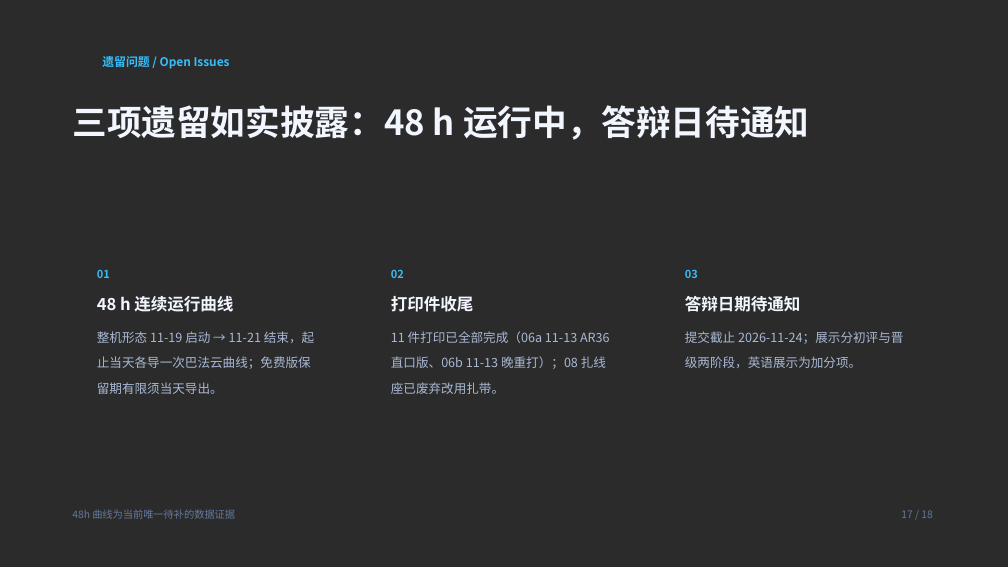
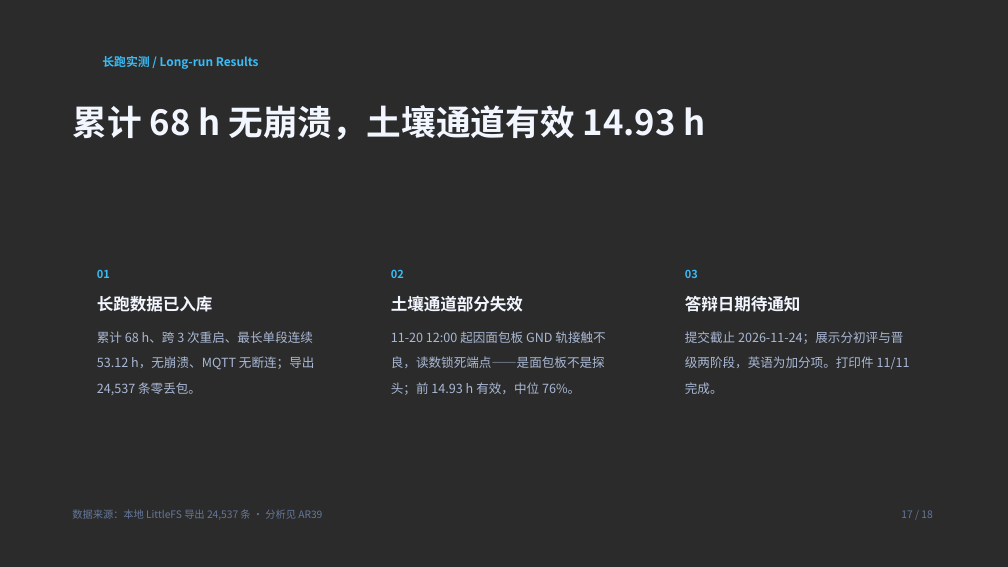
Before and after one commit to huankechong/smart-greenhouse, a slide deck: slide 17 of docs/答辩演示/智能花房养护站_答辩演示.pptx. Drawn at 1008x567 pixels with LibreOffice and Linux fonts; fonts in the diff are those of the drawing; background and template pictures are left out; a plain dark background stands for a picture behind light text. Boxes give left, top, right and bottom in pixels: in the first picture for what was removed or moved away, otherwise in the second. Text is boxed around its words. In the diff, an @@ line names an element or a change of style, - is before the commit and + after.

Commit message:
docs: [R4] 答辩演示按 PR #52 评审意见修正数据口径——阈值 15%、湿端点 857、三件套同源重出
评审（CHANGES_REQUESTED）提了 4 条，全部处理：

🔴 1. 阈值 35% → 15%（HTML ×3）
   实机现行值 SOIL_THRESHOLD_PCT=15（11-22 定稿），演示写 35% 会在投屏时当场穿帮
   （OLED 显示 15%）。改 P3 架构卡、P5 状态机 S0、P5 参数行。

🟠 2. 湿端点 1050 → 857（HTML ×3）
   1050 是 11-08 蘸水旧值，11-19 已修正为完全浸没实测 857。
   #48 只改了干土 1855，湿端点漏改——这次一并补齐。干湿差同步 805 → 998。

🟠 3. 三件套同源重出
   HTML / PDF / PPTX 全部从同一份 index.html 重新导出。
   新增 @media print 规则：Edge 的 printToPDF 不渲染 Bahnschrift（Windows 变体字体），
   会把带该字体的文字整段丢弃——打印时数字字体降级为 Arial，屏幕显示不受影响。
   新增 verify_trio.py 校验脚本：比对三件套关键数字 + 旧值标注 + 页数，纳入交付检查。

🟡 4. 旧值视觉区分
   P6 三张卡：2372 灰显并标「（已废弃）」，1855/857 现行值加强调底；
   1050 也标「已废弃」。纠错故事保留，但与现行参数一眼可分。

另外按口径统一表更新了长跑页（原文写「48h 运行中」，实际已跑完）：
累计约 68h（跨 3 次重启，最长单段 53.12h，无崩溃、MQTT 无断连）、24,537 条零丢包；
土壤通道前 14.93h 有效（中位 76%），11-20 12:00 起因面包板 GND 轨接触不良锁死端点。
远程手动浇水按现行值 5s/160ml → 2s/64ml。

已合并 main（含 #49 48h 数据与 #51 口径统一表），README 冲突按 main 精简风格重排。

```diff
--- a/docs/答辩演示/智能花房养护站_答辩演示.pptx
+++ b/docs/答辩演示/智能花房养护站_答辩演示.pptx
@@ text at (102, 56, 259, 69): text changed @@
-遗留问题 / Open Issues
+长跑实测 / Long-run Results
@@ text at (72, 105, 706, 140): text changed @@
-三项遗留如实披露：48 h 运行中，答辩日待通知
+累计 68 h 无崩溃，土壤通道有效 14.93 h
@@ text at (97, 296, 213, 312): text changed @@
-48 h 连续运行曲线
+长跑数据已入库
@@ text at (391, 296, 523, 312): text changed @@
-打印件收尾
+土壤通道部分失效
@@ text at (97, 331, 315, 395): text changed @@
-整机形态 11-19 启动 → 11-21 结束，起止当天各导一次巴法云曲线；免费版保留期有限须当天导出。
+累计 68 h、跨 3 次重启、最长单段连续 53.12 h，无崩溃、MQTT 无断连；导出 24,537 条零丢包。
@@ text at (391, 331, 605, 395): text changed @@
-11 件打印已全部完成（06a 11-13 AR36 直口版、06b 11-13 晚重打）；08 扎线座已废弃改用扎带。
+11-20 12:00 起因面包板 GND 轨接触不良，读数锁死端点——是面包板不是探头；前 14.93 h 有效，中位 76%。
@@ text at (685, 331, 910, 369): text changed @@
-提交截止 2026-11-24；展示分初评与晋级两阶段，英语展示为加分项。
+提交截止 2026-11-24；展示分初评与晋级两阶段，英语为加分项。打印件 11/11 完成。
@@ text at (72, 509, 322, 520): text changed @@
-48h 曲线为当前唯一待补的数据证据
+数据来源：本地 LittleFS 导出 24,537 条 · 分析见 AR39
```
Also in this commit, not shown: 4 other slides changed, 3 other files.
